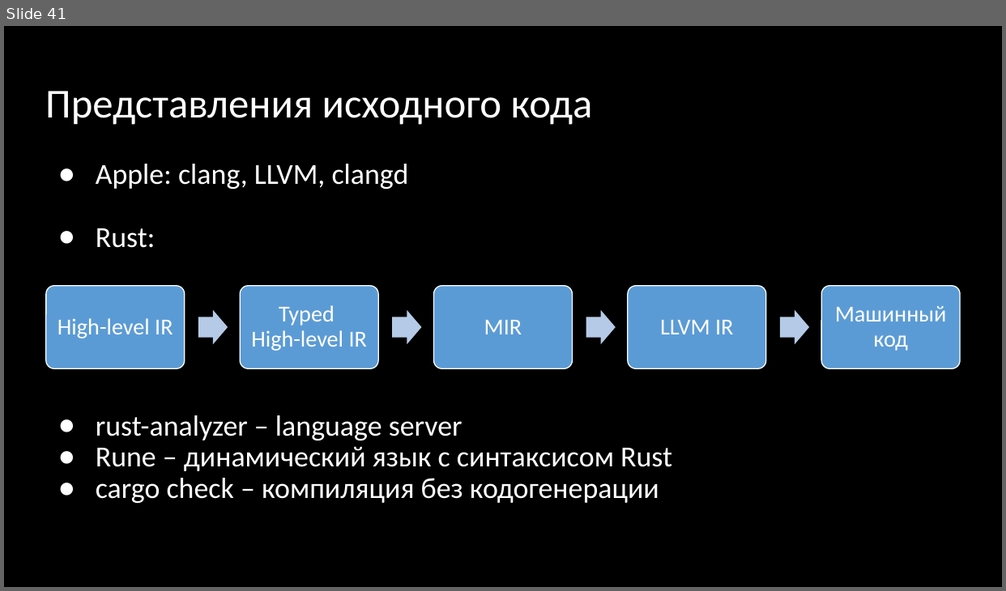
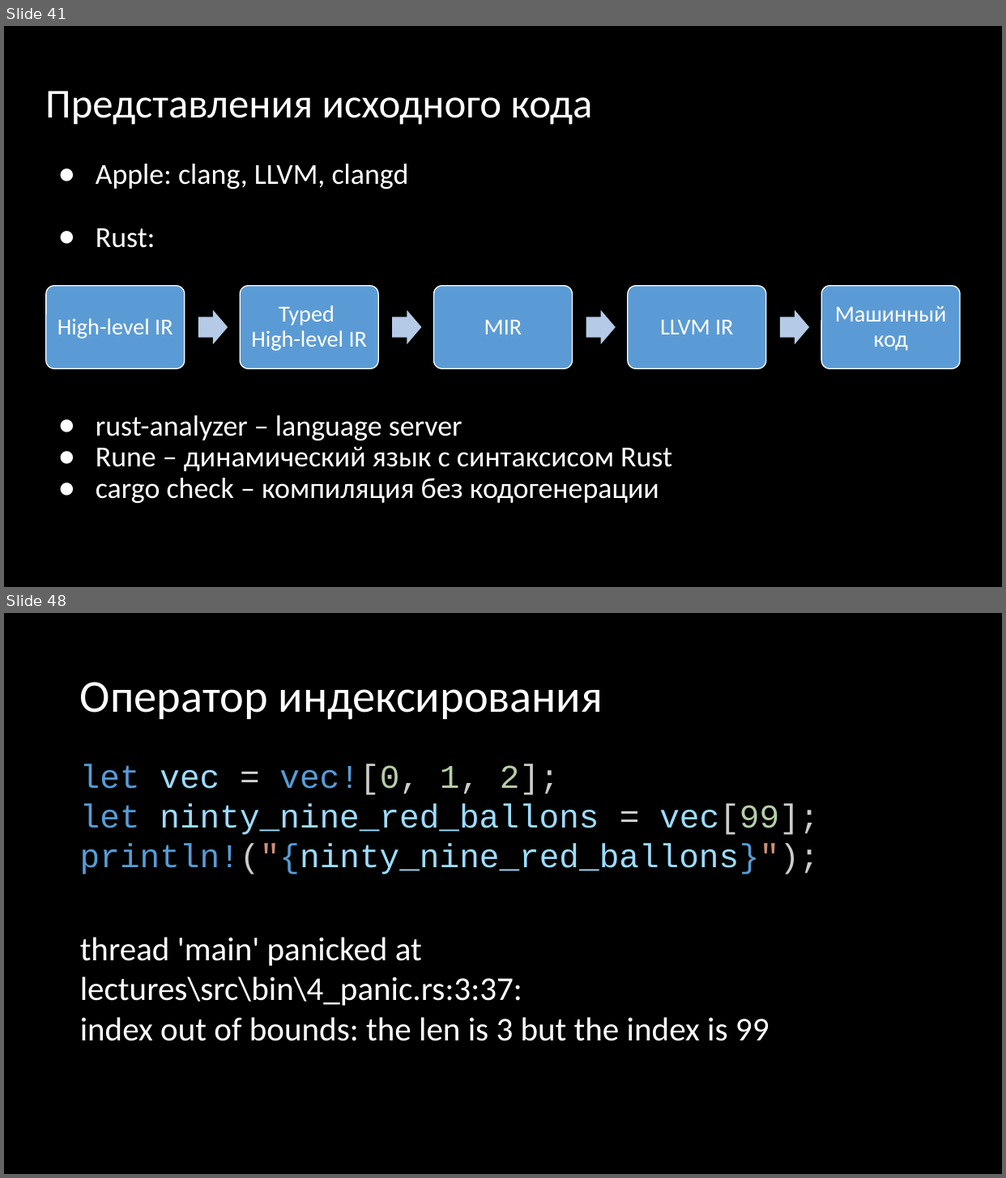
Before and after one commit to Gordon01/learn-rust, a slide deck: keynotes/Rust 2024.pptx. Shown one above the other, each under a label of ours: slide 41 before the commit, slides 41 and 48 after it; the slides between them are not shown. The pictures are 1006x591 and 1006x1178 pixels, drawn with LibreOffice and Linux fonts; fonts in the diff are those of the drawing. Boxes give left, top, right and bottom in pixels: in the first picture for what was removed or moved away, otherwise in the second. Text is boxed around its words. In the diff, an @@ line names an element or a change of style, - is before the commit and + after.

```diff
--- a/keynotes/Rust 2024.pptx
+++ b/keynotes/Rust 2024.pptx
@@ slide 48 added at (4,613,1002,1174), background #000000 @@
@@ title added at (80,682,603,720), 44 pt, text #FFFFFF @@
+Оператор индексирования
@@ text added at (80,764,820,875), 32 pt, text #9CDCFE @@
+let vec = vec![0, 1, 2];
+let ninty_nine_red_ballons = vec[99];
+println!("{ninty_nine_red_ballons}");
@@ text added at (80,937,769,1041), 32 pt, text #FFFFFF @@
+thread 'main' panicked at lectures\src\bin\4_panic.rs:3:37:
+index out of bounds: the len is 3 but the index is 99
```
Also in this commit, not shown: 24 other slides added, 9 other files.
